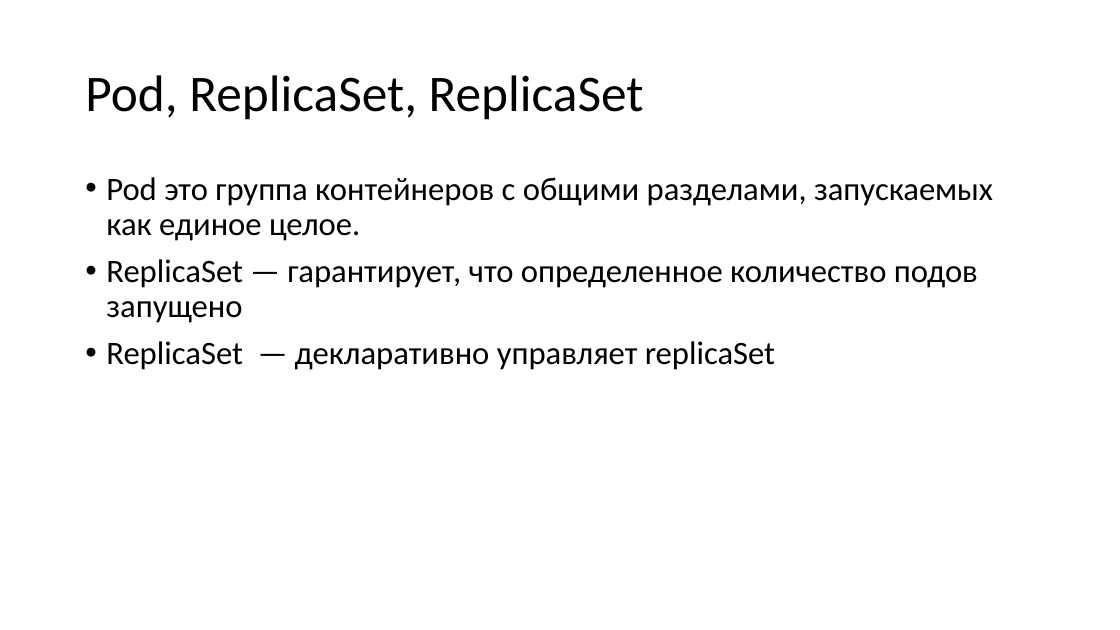
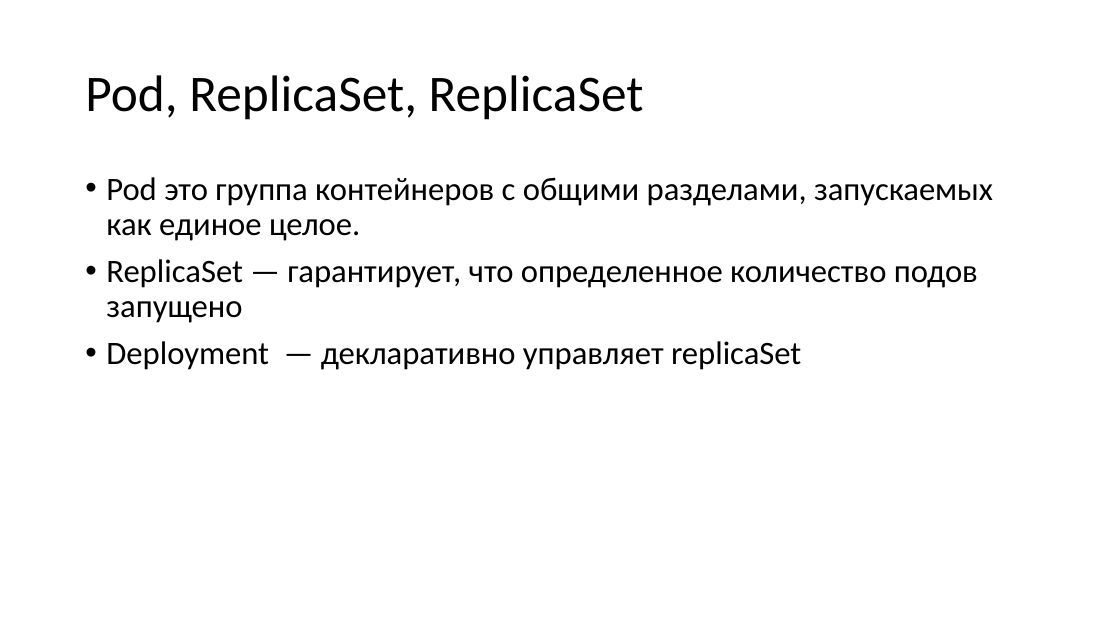
Before and after one commit to onakrainikoff/k8s, a slide deck: slide 7 of k8s.pptx. Drawn at 1120x630 pixels with LibreOffice and Linux fonts; fonts in the diff are those of the drawing. Boxes give left, top, right and bottom in pixels: in the first picture for what was removed or moved away, otherwise in the second. Text is boxed around its words. In the diff, an @@ line names an element or a change of style, - is before the commit and + after.

```diff
--- a/k8s.pptx
+++ b/k8s.pptx
@@ text at bbox=[106, 341, 801, 370]: text changed @@
-• ReplicaSet — декларативно управляет replicaSet
+• Deployment — декларативно управляет replicaSet
```
Also in this commit, not shown: 3 other files.
